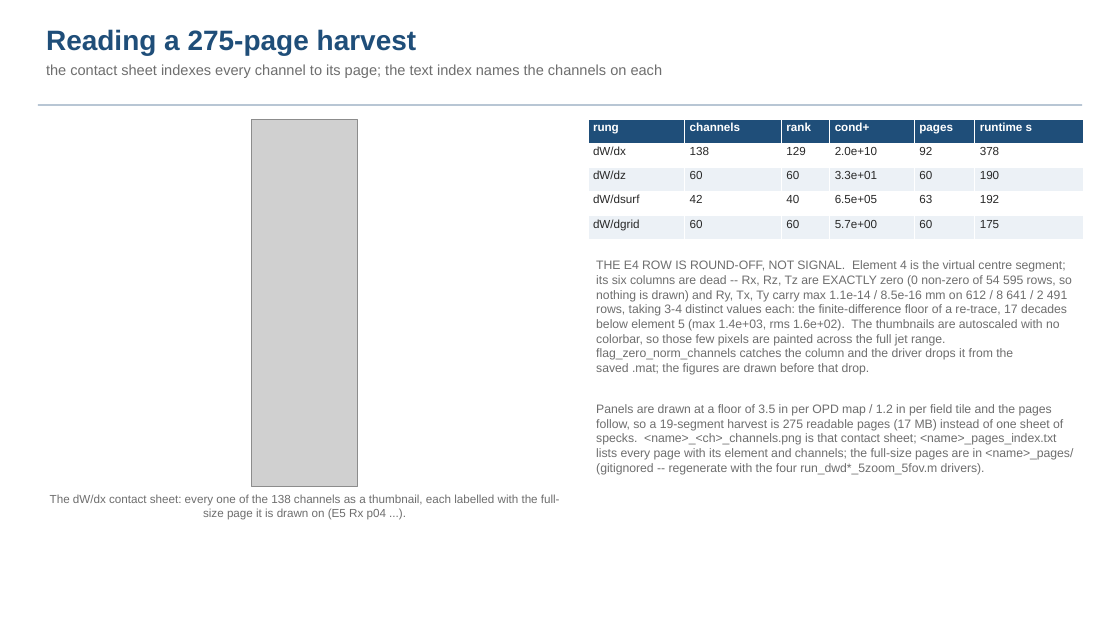
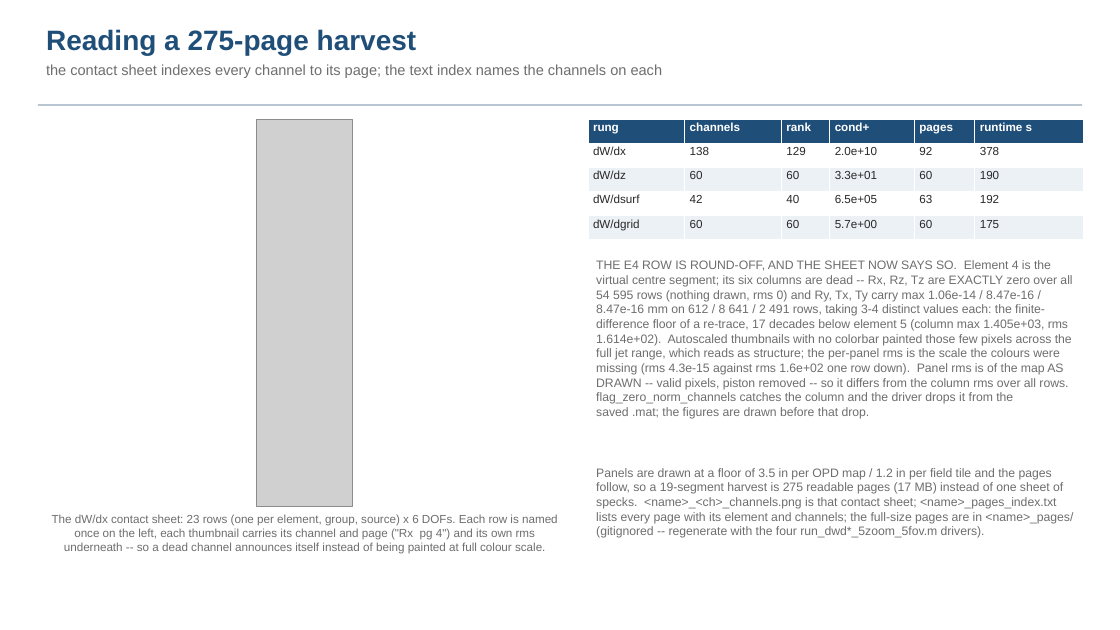
Before and after one commit to nasa-jpl/macos, a slide deck: slide 8 of demo_session/deck_dwd_march.pptx. Drawn at 1120x630 pixels with LibreOffice and Linux fonts; fonts in the diff are those of the drawing; grey boxes stand for pictures. Boxes give left, top, right and bottom in pixels: in the first picture for what was removed or moved away, otherwise in the second. Text is boxed around its words. In the diff, an @@ line names an element or a change of style, - is before the commit and + after.

```diff
--- a/demo_session/deck_dwd_march.pptx
+++ b/demo_session/deck_dwd_march.pptx
@@ picture: place and size @@
-picture at [252, 119, 357, 486]
+picture at [257, 119, 353, 507]
@@ text at [596, 260, 1072, 419]: text changed @@
-THE E4 ROW IS ROUND-OFF, NOT SIGNAL. Element 4 is the virtual centre segment; its six columns are dead -- Rx, Rz, Tz are EXACTLY zero (0 non-zero of 54 595 rows, so nothing is drawn) and Ry, Tx, Ty carry max 1.1e-14 / 8.5e-16 mm on 612 / 8 641 / 2 491 rows, taking 3-4 distinct values each: the finite-difference floor of a re-trace, 17 decades below element 5 (max 1.4e+03, rms 1.6e+02). The thumbnails are autoscaled with no colorbar, so those few pixels are painted across the full jet range. flag_zero_norm_channels catches the column and the driver drops it from the saved .mat; the figures are drawn before that drop.
+THE E4 ROW IS ROUND-OFF, AND THE SHEET NOW SAYS SO. Element 4 is the virtual centre segment; its six columns are dead -- Rx, Rz, Tz are EXACTLY zero over all 54 595 rows (nothing drawn, rms 0) and Ry, Tx, Ty carry max 1.06e-14 / 8.47e-16 / 8.47e-16 mm on 612 / 8 641 / 2 491 rows, taking 3-4 distinct values each: the finite-difference floor of a re-trace, 17 decades below element 5 (column max 1.405e+03, rms 1.614e+02). Autoscaled thumbnails with no colorbar painted those few pixels across the full jet range, which reads as structure; the per-panel rms is the scale the colours were missing (rms 4.3e-15 against rms 1.6e+02 one row down). Panel rms is of the map AS DRAWN -- valid pixels, piston removed -- so it differs from the column rms over all rows. flag_zero_norm_channels catches the column and the driver drops it from the saved .mat; the figures are drawn before that drop.
@@ text "Panels are drawn at a ...": place and size @@
-text "Panels are drawn at a ..." at [596, 404, 1073, 475]
+text "Panels are drawn at a ..." at [596, 468, 1073, 538]
@@ text at [52, 514, 558, 554]: text changed @@
-The dW/dx contact sheet: every one of the 138 channels as a thumbnail, each labelled with the full-size page it is drawn on (E5 Rx p04 ...).
+The dW/dx contact sheet: 23 rows (one per element, group, source) x 6 DOFs. Each row is named once on the left, each thumbnail carries its channel and page ("Rx pg 4") and its own rms underneath -- so a dead channel announces itself instead of being painted at full colour scale.
```
Also in this commit, not shown: 2 other files.
